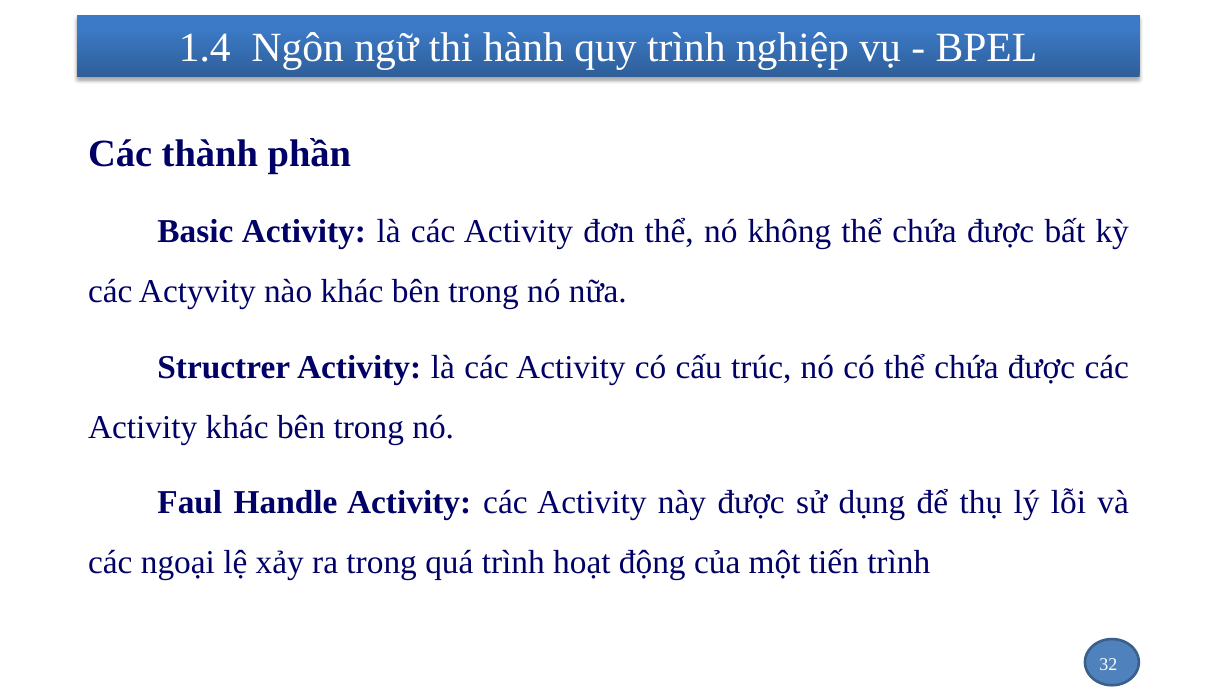
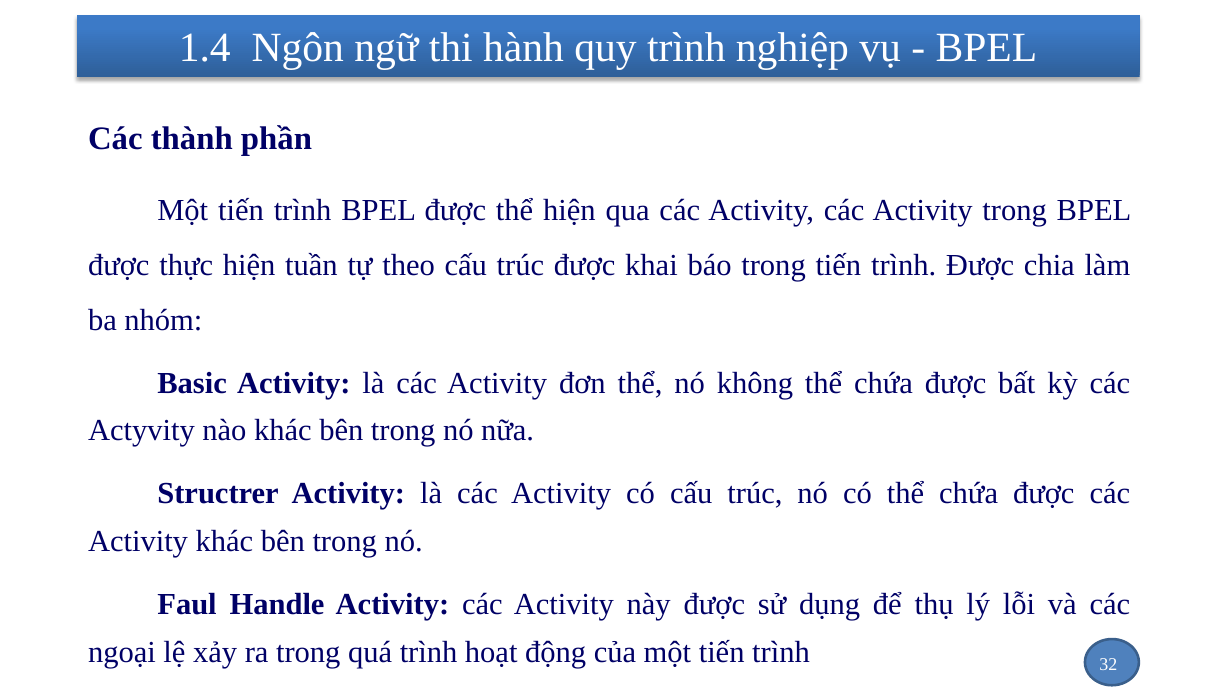
Before and after one commit to nhanhnt/LUANVAN, a slide deck: slide 32 of WORD/luanvan_nhanhnt_ver1.pptx. Drawn at 1232x693 pixels with LibreOffice and Linux fonts; fonts in the diff are those of the drawing; background and template pictures are left out. Boxes give left, top, right and bottom in pixels: in the first picture for what was removed or moved away, otherwise in the second. Text is boxed around its words. In the diff, an @@ line names an element or a change of style, - is before the commit and + after.

```diff
--- a/WORD/luanvan_nhanhnt_ver1.pptx
+++ b/WORD/luanvan_nhanhnt_ver1.pptx
@@ text at [88,125,1131,668]: size 30 to 25.5 pt in "Các thành phần"; size 26 to 23.8 pt in "Basic Activity: là các Activity đơn thể, ...", "Structrer Activity: là các Activity có cấu ...", "Faul Handle Activity: các Activity này được ..."; line spacing 1.5 to 1.3 @@
@@ text at [88,198,1132,331]: paragraph added @@
+    Một tiến trình BPEL được thể hiện qua các Activity, các Activity trong BPEL được thực hiện tuần tự theo cấu trúc được khai báo trong tiến trình. Được chia làm ba nhóm:
```
Also in this commit, not shown: 12 slides added, 1 slide removed, 1 other file.
